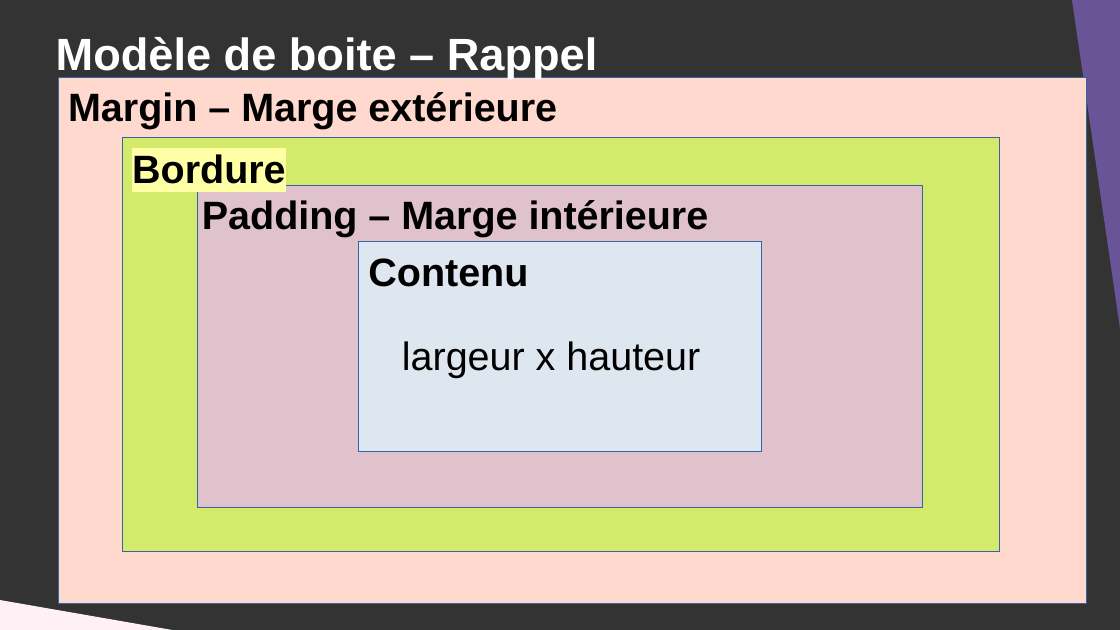
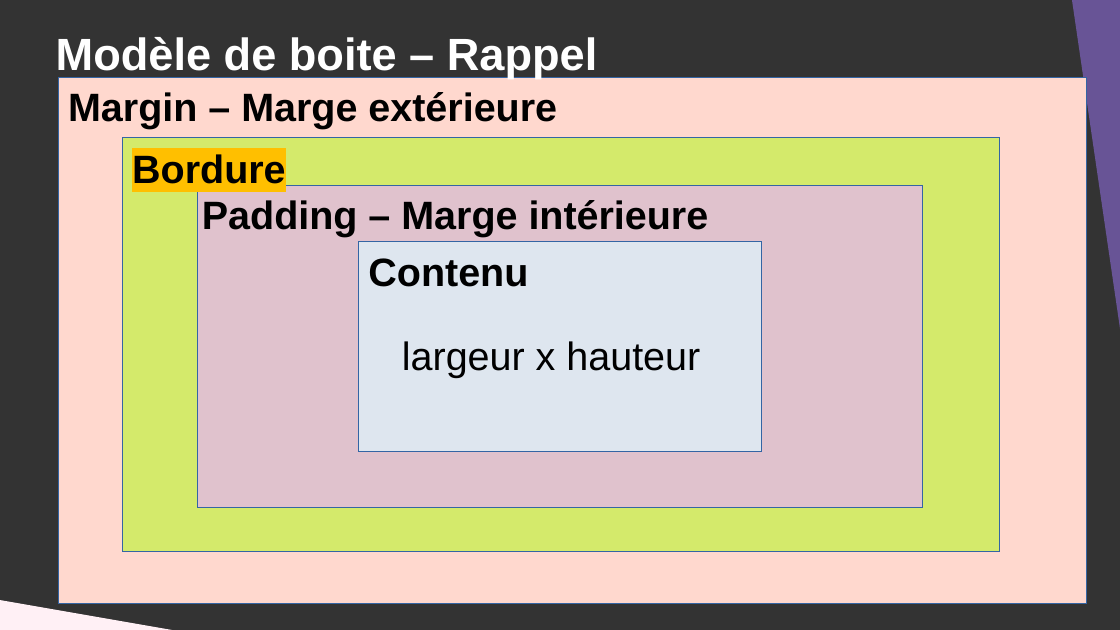
Before and after one commit to DanYellow/cours, a slide deck: slide 45 of integration-web-s1/travaux-pratiques/numero-5/presentation.odp. Drawn at 1120x630 pixels with LibreOffice and Linux fonts; fonts in the diff are those of the drawing. Boxes give left, top, right and bottom in pixels: in the first picture for what was removed or moved away, otherwise in the second. Text is boxed around its words. In the diff, an @@ line names an element or a change of style, - is before the commit and + after.

```diff
--- a/integration-web-s1/travaux-pratiques/numero-5/presentation.odp
+++ b/integration-web-s1/travaux-pratiques/numero-5/presentation.odp
@@ text "Bordure" at [132, 154, 285, 184]: highlight #FFFFA6 to #FFBF00 @@
```
Also in this commit, not shown: 10 other slides changed, 2 slides added, 2 slides removed, 1 other file.
